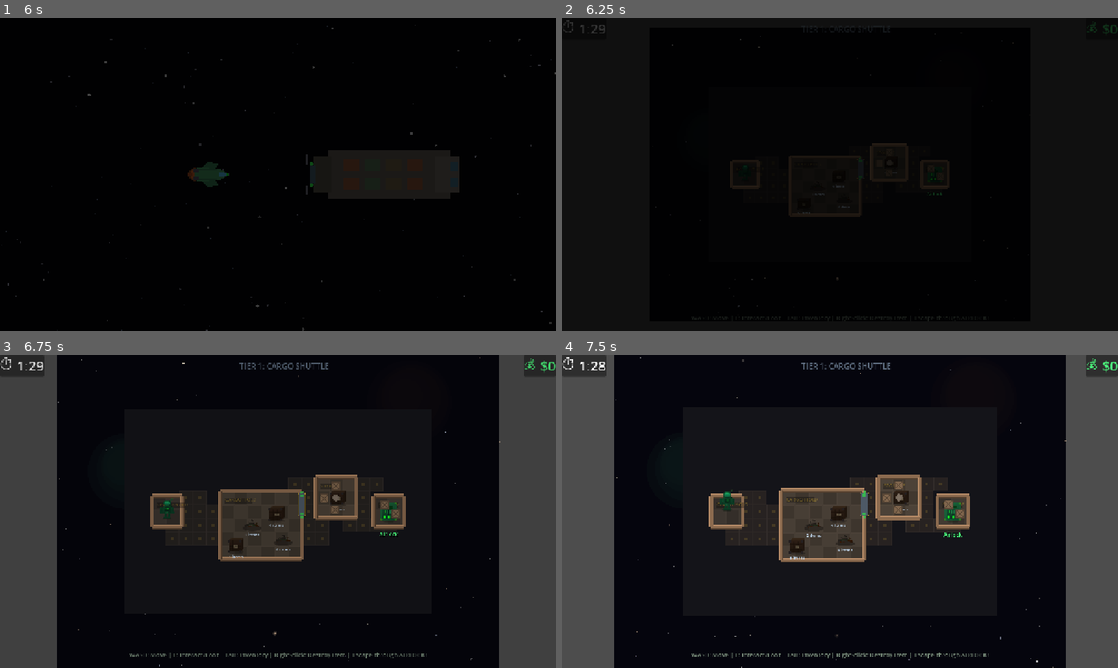
Above: before the commit, frames 1-4 (two rows, left to right).
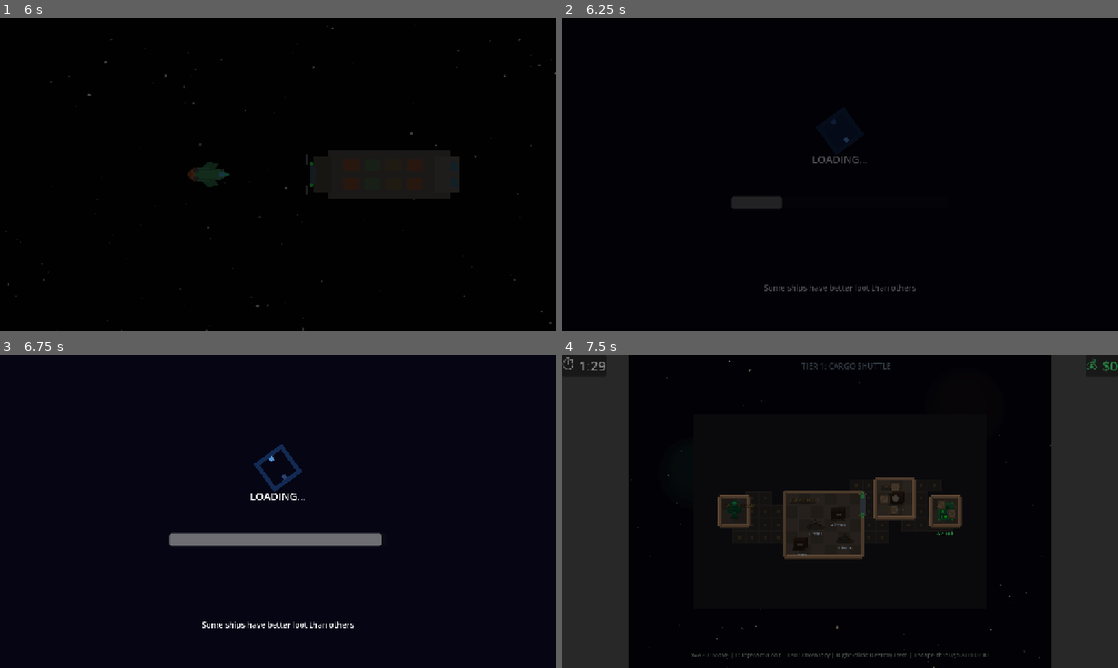
Above: after the commit, the same moments.

Repository: ReleMai/CargoEscape
Game: Godot game, scene res://scenes/intro/intro_scene.tscn
Same seed, same stepped clock (60 frames per second), same inputs: the game is played once before the commit and once after it.
Inputs (mouse positions are in pixels of both pictures, inside the frame that each line leads up to):
- Up to frame 1 (6 s): click "NEW GAME" at 0.5 s; tap Enter (ui_accept) at 1.25, 1.52, 4.52 s; move the mouse to (400, 158) at 1.27 s; hold D (move_right) 1.28-2 s; hold E (interact) 1.28-2 s; click (400, 158) at 1.42 s; drag from (166, 190) to (250, 237) at 2.02 s; move the mouse to (333, 105) at 2.77 s; hold D (move_right) 2.78-3.5 s; tap Ctrl at 2.85 s; drag from (250, 237) to (111, 127) at 3.52 s; move the mouse to (444, 221) at 4.27 s; hold A (move_left) 4.28-5 s; tap P at 4.35 s; drag from (111, 127) to (194, 96) at 5.02 s; move the mouse to (305, 174) at 5.77 s; hold Space (brake) from 5.78 s (still down); hold E (interact) from 5.78 s (still down); click (305, 174) at 5.92 s
- Up to frame 2 (6.25 s): keep holding Space (brake); keep holding E (interact)
- Up to frame 3 (6.75 s): release Space (brake) at 6.5 s; release E (interact) at 6.5 s; drag from (194, 433) to (283, 536) at 6.52 s
- Up to frame 4 (7.5 s): move the mouse to (962, 495) at 7.27 s; hold W (move_up) from 7.28 s (still down); tap Ctrl at 7.35 s

Frame 1 is identical in both runs. In frame 2, 2.0% of the frame differs, in the area x 0-100%, y 0-97%; in frame 3, 30%, in the area x 0-100%, y 0-100%; in frame 4, 30%.

Commit message:
Update all scene transitions to use loading screen
Co-authored-by: ReleMai <7017267+ReleMai@users.noreply.github.com>

Diff:
--- /dev/null
+++ b/scenes/ui/loading_screen_test.tscn
@@ -0,0 +1,41 @@
+[gd_scene load_steps=2 format=3 uid="uid://c2vq3w6xjh8yx"]
+
+[ext_resource type="Script" path="res://scripts/ui/loading_screen_test.gd" id="1_test"]
+
+[node name="LoadingScreenTest" type="Control"]
+layout_mode = 3
+anchors_preset = 15
+anchor_right = 1.0
+anchor_bottom = 1.0
+grow_horizontal = 2
+grow_vertical = 2
+script = ExtResource("1_test")
+
+[node name="Background" type="ColorRect" parent="."]
+layout_mode = 1
+anchors_preset = 15
+anchor_right = 1.0
+anchor_bottom = 1.0
+grow_horizontal = 2
+grow_vertical = 2
+color = Color(0.1, 0.1, 0.1, 1)
+
+[node name="Label" type="Label" parent="."]
+layout_mode = 1
+anchors_preset = 8
+anchor_left = 0.5
+anchor_top = 0.5
+anchor_right = 0.5
+anchor_bottom = 0.5
+offset_left = -200.0
+offset_top = -50.0
+offset_right = 200.0
+offset_bottom = 50.0
+grow_horizontal = 2
+grow_vertical = 2
+theme_override_font_sizes/font_size = 24
+text = "Press SPACE to test loading screen
+(Auto-test in 1 second)"
+horizontal_alignment = 1
+vertical_alignment = 1
+autowrap_mode = 2
--- a/scripts/boarding/boarding_manager.gd
+++ b/scripts/boarding/boarding_manager.gd
@@ -665,7 +665,7 @@
 	await tween.finished
 
 	# Change scene - the undocking scene will fade in
-	get_tree().change_scene_to_file("res://scenes/undocking/undocking_scene.tscn")
+	LoadingScreen.start_transition("res://scenes/undocking/undocking_scene.tscn")
 
 
 # ==============================================================================
--- a/scripts/boarding/game_over.gd
+++ b/scripts/boarding/game_over.gd
@@ -167,5 +167,5 @@
 	tween.tween_callback(func():
 		get_tree().paused = false
 		Engine.time_scale = 1.0
-		get_tree().change_scene_to_file(scene_path)
+		LoadingScreen.start_transition(scene_path)
 	)
--- a/scripts/hideout/hideout_manager.gd
+++ b/scripts/hideout/hideout_manager.gd
@@ -389,7 +389,7 @@
 
 func _go_to_boarding() -> void:
 	new_mission_requested.emit()
-	get_tree().change_scene_to_file("res://scenes/boarding/boarding_scene.tscn")
+	LoadingScreen.start_transition("res://scenes/boarding/boarding_scene.tscn")
 
 
 # ==============================================================================
@@ -448,7 +448,7 @@
 
 func _go_to_menu() -> void:
 	returned_to_menu.emit()
-	get_tree().change_scene_to_file("res://scenes/intro/intro_scene.tscn")
+	LoadingScreen.start_transition("res://scenes/intro/intro_scene.tscn")
 
 
 # ==============================================================================
--- a/scripts/intro/intro_manager.gd
+++ b/scripts/intro/intro_manager.gd
@@ -650,7 +650,7 @@
 
 
 func _go_to_boarding() -> void:
-	get_tree().change_scene_to_file("res://scenes/boarding/boarding_scene.tscn")
+	LoadingScreen.start_transition("res://scenes/boarding/boarding_scene.tscn")
 
 
 # ==============================================================================
@@ -660,20 +660,20 @@
 func _on_dev_hideout() -> void:
 	if GameManager:
 		_add_test_items()
-	get_tree().change_scene_to_file("res://scenes/hideout/hideout_scene.tscn")
+	LoadingScreen.start_transition("res://scenes/hideout/hideout_scene.tscn")
 
 
 func _on_dev_escape() -> void:
 	if GameManager:
 		GameManager.reset_game()
 		_add_test_items()
-	get_tree().change_scene_to_file("res://scenes/main.tscn")
+	LoadingScreen.start_transition("res://scenes/main.tscn")
 
 
 func _on_dev_boarding() -> void:
 	if GameManager:
 		GameManager.reset_game()
-	get_tree().change_scene_to_file("res://scenes/boarding/boarding_scene.tscn")
+	LoadingScreen.start_transition("res://scenes/boarding/boarding_scene.tscn")
 
 
 func _add_test_items() -> void:
--- a/scripts/loot/loot_manager.gd
+++ b/scripts/loot/loot_manager.gd
@@ -146,7 +146,7 @@
 	if GameManager:
 		GameManager.add_score(inventory.get_total_value() if inventory else 0)
 
-	get_tree().change_scene_to_file("res://scenes/main.tscn")
+	LoadingScreen.start_transition("res://scenes/main.tscn")
 
 
 # ==============================================================================
--- a/scripts/main.gd
+++ b/scripts/main.gd
@@ -406,7 +406,7 @@
 
 
 func _go_to_hideout() -> void:
-	get_tree().change_scene_to_file("res://scenes/hideout/hideout_scene.tscn")
+	LoadingScreen.start_transition("res://scenes/hideout/hideout_scene.tscn")
 
 
 func _on_new_mission() -> void:
--- a/scripts/station.gd
+++ b/scripts/station.gd
@@ -282,7 +282,7 @@
 	run_ended.emit(total_credits)
 	hide_station()
 	# Return to main menu
-	get_tree().change_scene_to_file("res://scenes/intro/intro_scene.tscn")
+	LoadingScreen.start_transition("res://scenes/intro/intro_scene.tscn")
 
 
 # ==============================================================================
--- /dev/null
+++ b/scripts/ui/loading_screen_test.gd
@@ -0,0 +1,13 @@
+extends Control
+
+func _ready() -> void:
+	# Wait a bit then test the loading screen
+	await get_tree().create_timer(1.0).timeout
+	print("Testing LoadingScreen transition...")
+	LoadingScreen.start_transition("res://scenes/main.tscn")
+
+func _input(event: InputEvent) -> void:
+	# Press SPACE to test loading screen
+	if event.is_action_pressed("fire"):
+		print("Manual test: Starting transition...")
+		LoadingScreen.start_transition("res://scenes/intro/intro_scene.tscn")
--- a/scripts/ui/main_menu.gd
+++ b/scripts/ui/main_menu.gd
@@ -86,8 +86,8 @@
 	if GameManager:
 		GameManager.reset_game()
 
-	# Go to intro scene
-	get_tree().change_scene_to_file("res://scenes/intro/intro_scene.tscn")
+	# Go to intro scene with loading screen
+	LoadingScreen.start_transition("res://scenes/intro/intro_scene.tscn")
 
 
 func _on_quit_pressed() -> void:
--- a/scripts/undocking/undocking_scene_controller.gd
+++ b/scripts/undocking/undocking_scene_controller.gd
@@ -217,4 +217,4 @@
 
 
 func _go_to_escape() -> void:
-	get_tree().change_scene_to_file("res://scenes/main.tscn")
+	LoadingScreen.start_transition("res://scenes/main.tscn")
